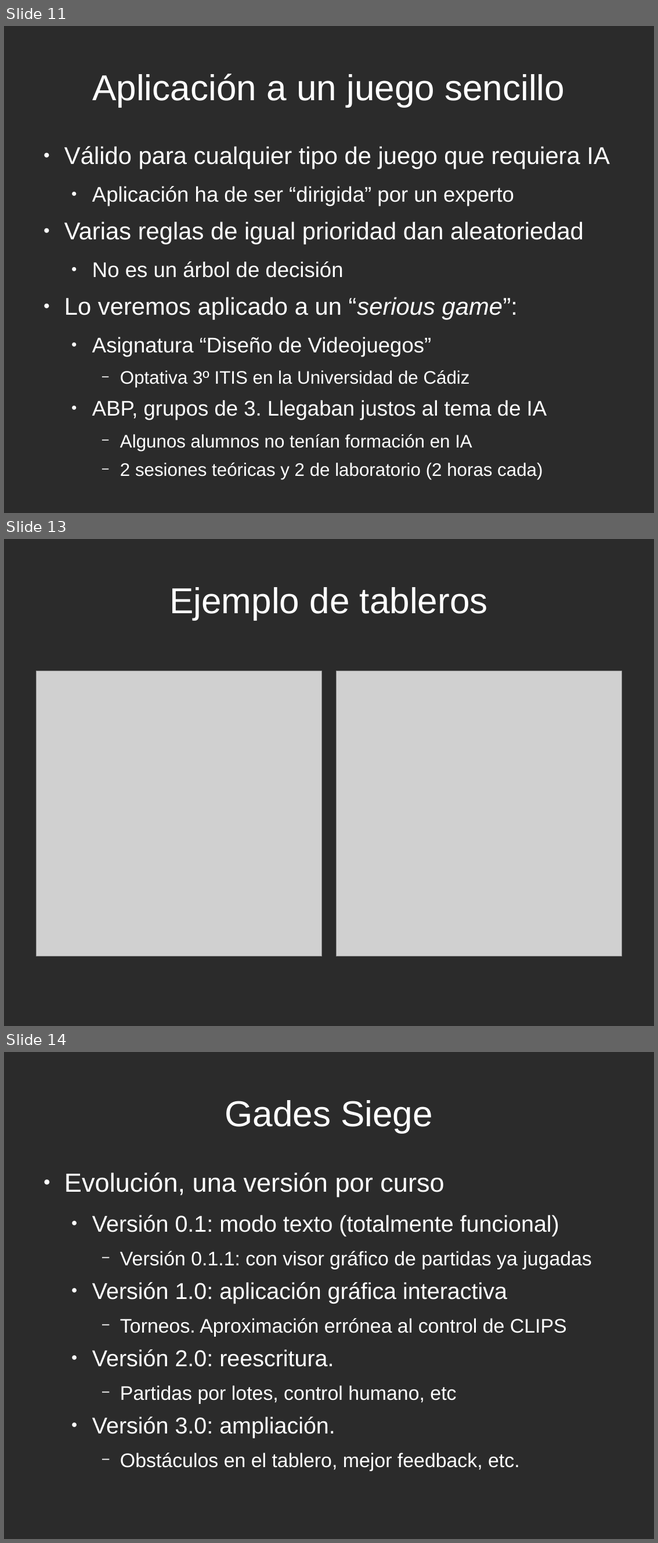
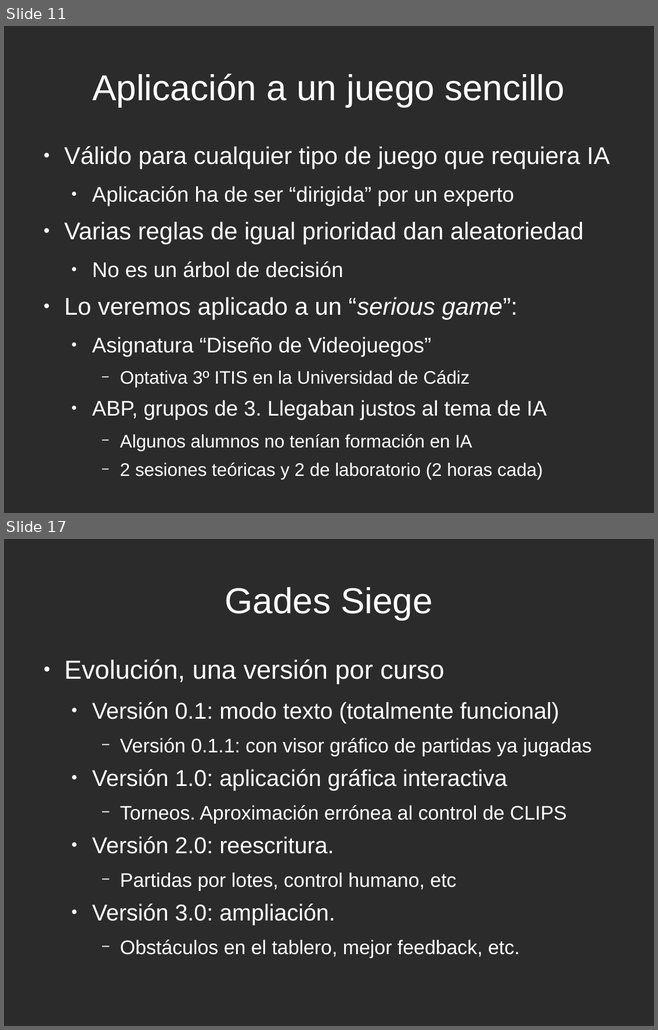
Before and after one commit to rompehielos013013013/gsiege, a slide deck: presentacion/expertoUCLM2014/SSEE-IA.odp. Shown one above the other, each under a label of ours: slides 11, 13 and 14 before the commit, slides 11 and 17 after it; the slides between them are not shown. The pictures are 658x1543 and 658x1030 pixels, drawn with LibreOffice and Linux fonts; fonts in the diff are those of the drawing; grey boxes stand for pictures; background and template pictures are left out; a plain dark background stands for a picture behind light text. Boxes give left, top, right and bottom in pixels: in the first picture for what was removed or moved away, otherwise in the second. Text is boxed around its words. In the diff, an @@ line names an element or a change of style, - is before the commit and + after.

```diff
--- a/presentacion/expertoUCLM2014/SSEE-IA.odp
+++ b/presentacion/expertoUCLM2014/SSEE-IA.odp
@@ slide 13 removed at box(4, 539, 654, 1026), background picture (left out) @@
@@ title removed at box(169, 587, 488, 620) @@
-Ejemplo de tableros
@@ picture removed at box(36, 671, 322, 957) @@
@@ picture removed at box(336, 671, 621, 957) @@
@@ what was slide 14 is now slide 17 @@
```
Also in this commit, not shown: 4 slides changed, 4 slides added.
